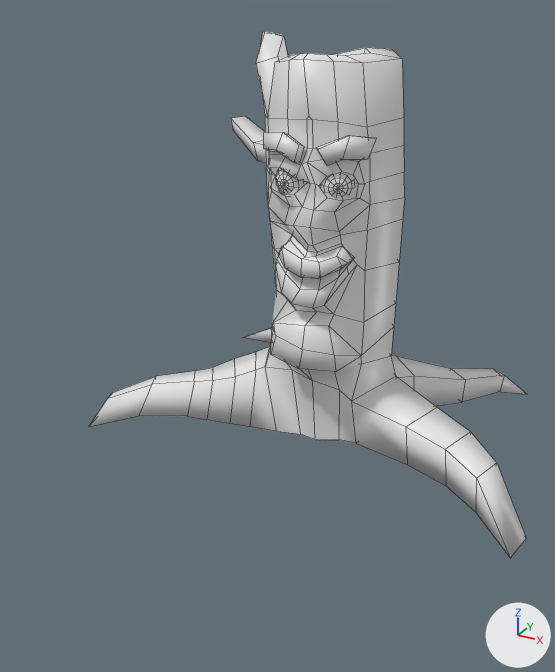
Renders of the FBX model RootDatingDefenseSimulator/Assets/Art/Meshes/Rootger.fbx from each side of a commit.
One viewpoint serves both versions: a 50 mm camera at (3.9, -8.76, 5.32) aimed at (-0.11, -1.46, 1.67). Lighting does not change. The marker at lower right points along +X, +Y and +Z. Mesh edges are drawn as thin lines. Where no turn or scale is listed for an object, it has been applied to the vertices. Vertices at the same position are counted once.
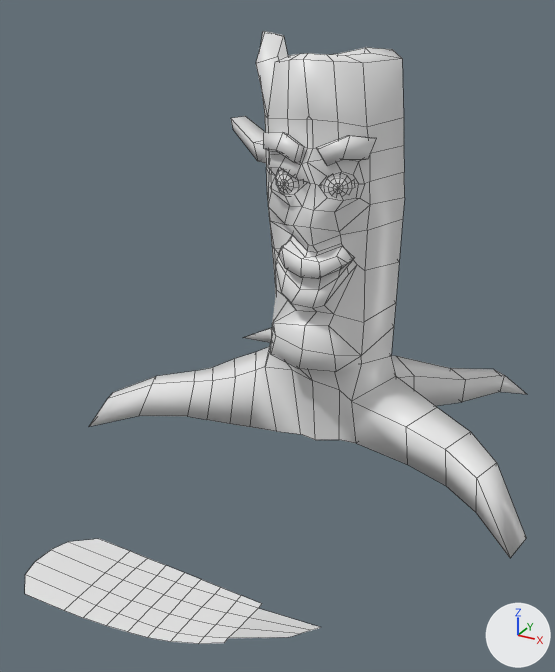
The newer file is also turned or shifted as a whole; pictures and numbers use the older file's frame.

What the commit changed:
me_cube is used by ob_cube_002; location (0.0, 0.0, 0.0).
me_cube had 615 vertices, 619 faces and spanned x -3.44..2.97, y -1.7..2.33, z -0.47..4.98.
me_cube now has 673 vertices, 662 faces and spans x -3.44..2.97, y -4.8..2.33, z -0.47..4.98.
me_cube part 1: a new loose piece of 58 vertices spanning x -1.32..1.63, y -4.8..-3.8, z 0.0..0.2, in mat_material_001 (white #e7e7e7).

What differs and where, as boxes [x1, y1, x2, y2] in the pictures (555 x 672 px):
'Cube.002', reshaped (15% wider, 16% taller): before [89, 31, 526, 558]; after [25, 31, 526, 644]
part 1 of me_cube, added: after [25, 539, 321, 644]
